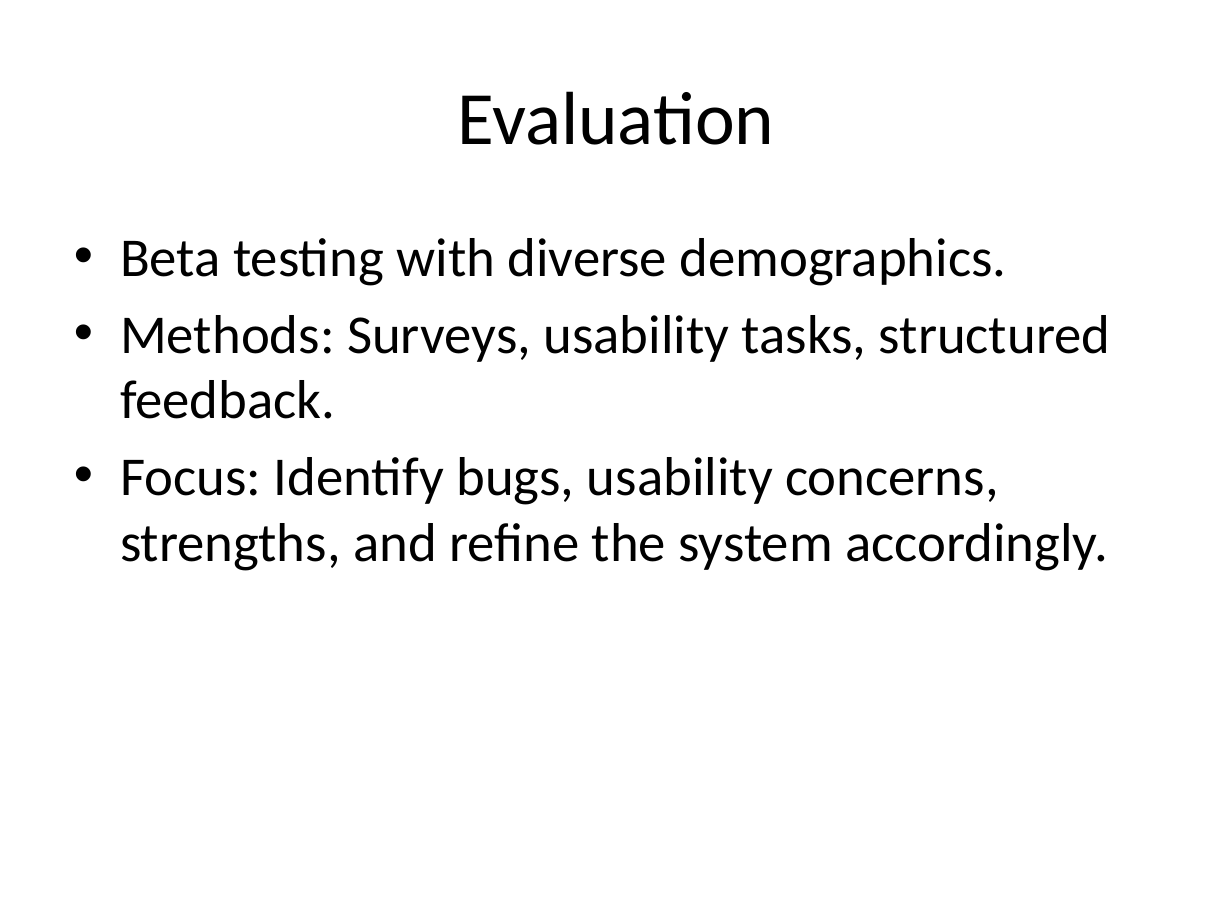
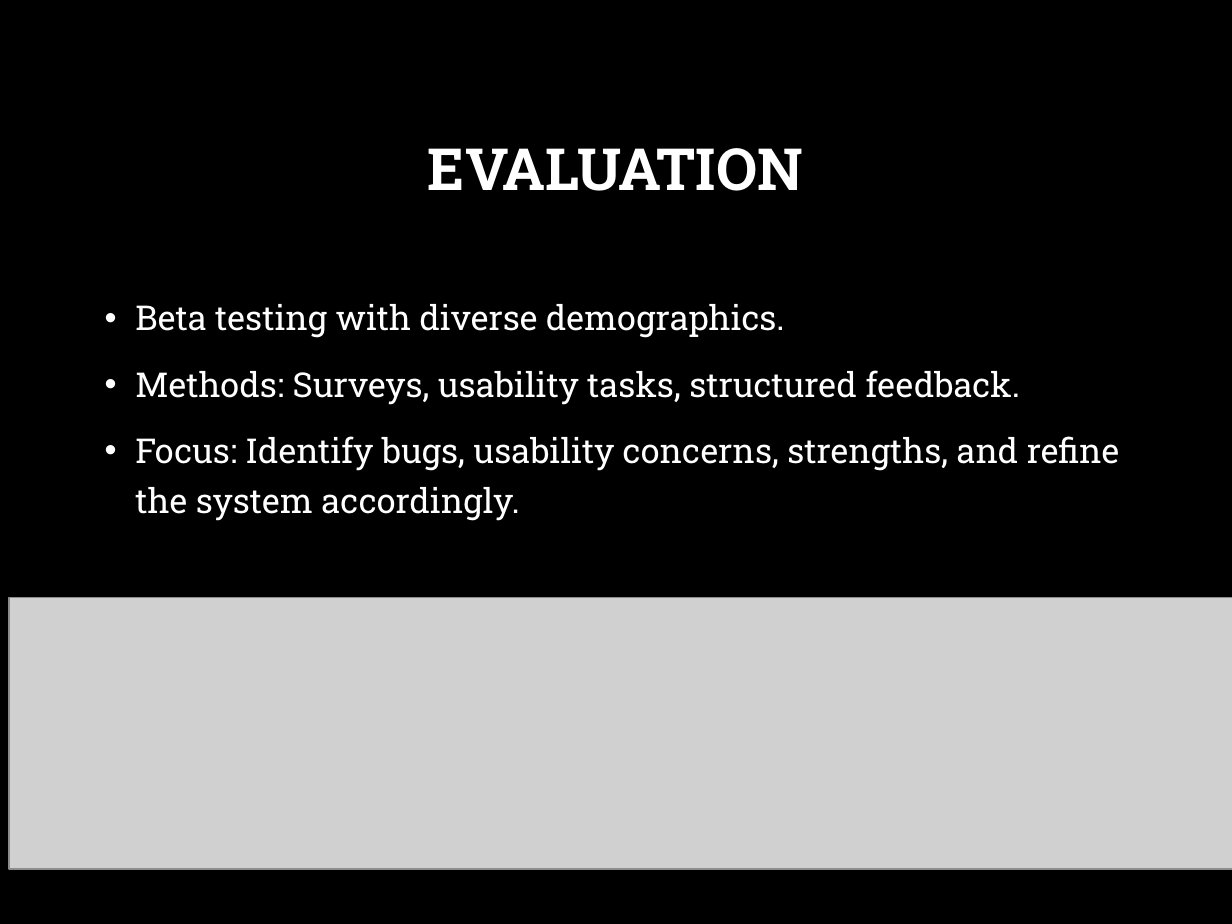
Before and after one commit to yuriiSY/Study-Buddy, a slide deck: slide 4 of Weekly Submissions/Week1/Project Plan.pptx. Drawn at 1232x924 pixels with LibreOffice and Linux fonts; fonts in the diff are those of the drawing; grey boxes stand for pictures; background and template pictures are left out. Boxes give left, top, right and bottom in pixels: in the first picture for what was removed or moved away, otherwise in the second. Text is boxed around its words. In the diff, an @@ line names an element or a change of style, - is before the commit and + after.

```diff
--- a/Weekly Submissions/Week1/Project Plan.pptx
+++ b/Weekly Submissions/Week1/Project Plan.pptx
@@ background #FFFFFF to picture (left out) @@
@@ title at bbox=[428, 148, 803, 191]: text changed; size 44 to 34 pt; font Calibri to Roboto Slab; text colour #000000 to #FFFFFF; bold on @@
-Evaluation
+EVALUATION
@@ text "Beta testing with diverse demographics.": place and size @@
-text "Beta testing with diverse demographics." at bbox=[120, 238, 1111, 571]
+text "Beta testing with diverse demographics." at bbox=[135, 304, 1120, 521]
@@ text "Beta testing with diverse demographics." at bbox=[135, 304, 1120, 521]: size 32 to 20 pt, font Calibri to Roboto Slab, text colour #000000 to #FFFFFF; indent changed; line spacing 1 to 1.2; more space between paragraphs @@
@@ picture added at bbox=[9, 598, 1232, 869] @@
```
Also in this commit, not shown: 6 other slides changed, 2 slides added.
